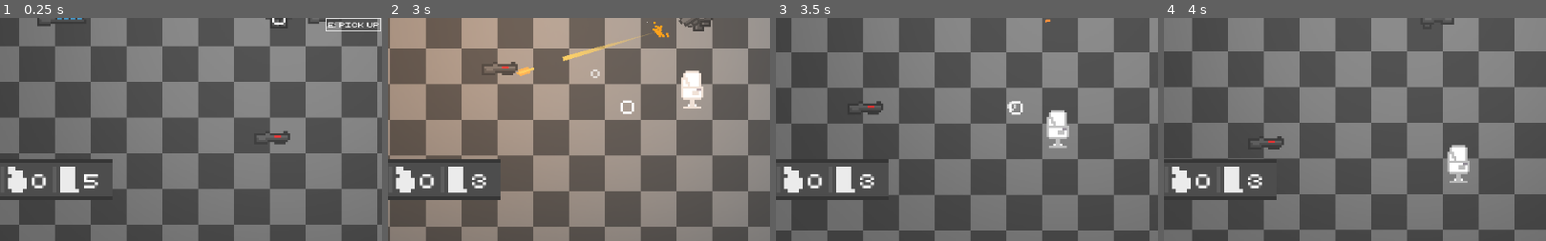
Above: before the commit, frames 1-4 (left to right).
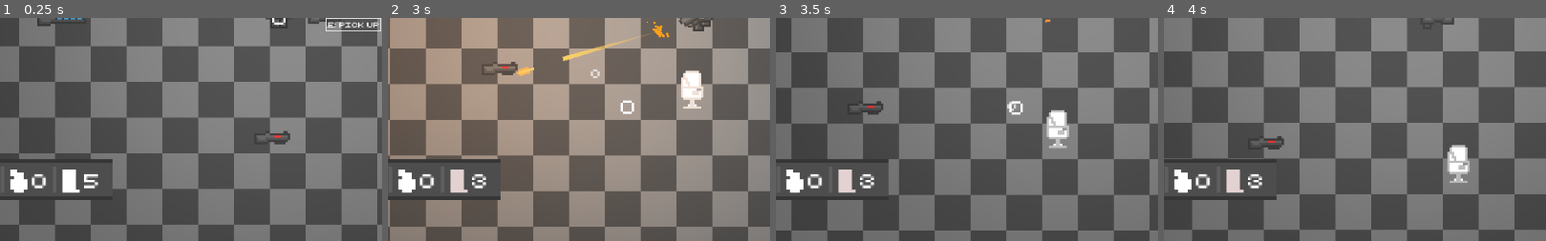
Above: after the commit, the same moments.

Repository: FlexTechDev/TheTitanProject
Game: Godot game, scene res://scenes/testing/playground.tscn
Same seed, same stepped clock (60 frames per second), same inputs: the game is played once before the commit and once after it. The engine's default icon, where the game draws it, is replaced by a stand-in: a white triangle on a blue panel in a dark square.
Inputs (mouse positions are % of the whole screen's width and height, from its top left):
- Up to frame 1 (0.25 s): no input
- Up to frame 2 (3 s): tap Enter at 0.5 s; move the mouse to (72, 45) at 0.52 s; hold D (right) 0.53-1.28 s; hold E (interact) 0.53-1.28 s; click (72, 45) at 0.67 s; tap Space (jump) at 0.77, 1.52 s; move the mouse to (30, 55) at 1.27 s; hold S (down) 1.28-2.03 s; tap Q (drop) at 1.35 s; tap E (interact) at 1.55 s; move the mouse to (60, 28) at 2.02 s; hold D (right) 2.03-2.78 s; hold E (interact) 2.03-2.78 s; move the mouse to (45, 70) at 2.77 s; hold W (up) from 2.78 s (still down); click (45, 70) at 2.85 s
- Up to frame 3 (3.5 s): keep holding W (up); tap Space (jump) at 3.02 s; tap E (interact) at 3.05 s
- Up to frame 4 (4 s): move the mouse to (80, 65) at 3.52 s; release W (up) at 3.53 s; hold A (left) from 3.53 s (still down); hold E (interact) from 3.53 s (still down); tap Space (jump) at 3.77 s
The pictures show only the part of the screen within x 14-64%, y 50-100%; the shares and areas given below are measured in that part.

The runs differ from the first frame. In frame 1, 0.3% of the frame differs, in the area x 2-21%, y 66-79%; in frame 2, 0.7%; in frame 3, 0.7%; in frame 4, 0.7%.

Commit message:
ammo colors

Diff:
--- a/scenes/player/hud/hud.tscn
+++ b/scenes/player/hud/hud.tscn
@@ -1,8 +1,10 @@
-[gd_scene load_steps=4 format=3 uid="uid://cvs3wd8s4d7hu"]
+[gd_scene load_steps=6 format=3 uid="uid://cvs3wd8s4d7hu"]
 
 [ext_resource type="Theme" uid="uid://c673y0fej1vps" path="res://scenes/ui/default_theme.tres" id="1_gc0l2"]
 [ext_resource type="Texture2D" uid="uid://dbpkoblf1i3po" path="res://assets/ui/hud/weapon_panel.png" id="1_ris5u"]
 [ext_resource type="Script" path="res://scripts/ui/ui_inventory_manager.gd" id="3_xych6"]
+[ext_resource type="Texture2D" uid="uid://d38q87ax4m40r" path="res://assets/ui/hud/grenade_icon.png" id="4_3epu2"]
+[ext_resource type="Texture2D" uid="uid://cfoqw5fmm0sup" path="res://assets/ui/hud/mag_icon.png" id="5_g8jqv"]
 
 [node name="hud" type="CanvasLayer"]
 
@@ -72,3 +74,23 @@
 offset_right = 39.8816
 offset_bottom = 41.059
 scale = Vector2(0.721036, 0.721036)
+
+[node name="GrenadeTexture" type="TextureRect" parent="Control/Container/TextureRect"]
+modulate = Color(100, 100, 100, 1)
+layout_mode = 0
+offset_left = 18.332
+offset_top = 1.27185
+offset_right = 58.332
+offset_bottom = 41.2718
+scale = Vector2(0.721036, 0.721036)
+texture = ExtResource("4_3epu2")
+
+[node name="MagTexture" type="TextureRect" parent="Control/Container/TextureRect"]
+modulate = Color(100, 100, 100, 1)
+layout_mode = 0
+offset_left = 32.132
+offset_top = 1.27185
+offset_right = 72.132
+offset_bottom = 41.2718
+scale = Vector2(0.721036, 0.721036)
+texture = ExtResource("5_g8jqv")
--- a/scenes/ship/holo_table.tscn
+++ b/scenes/ship/holo_table.tscn
@@ -1,13 +1,27 @@
-[gd_scene load_steps=4 format=3 uid="uid://dfedu4vxopodj"]
+[gd_scene load_steps=9 format=3 uid="uid://dfedu4vxopodj"]
 
+[ext_resource type="Script" path="res://scripts/gameplay/ship_mission_manager.gd" id="1_4cyjv"]
 [ext_resource type="Texture2D" uid="uid://dcflt5g5p6i8x" path="res://assets/levels/holo_table.png" id="1_mv7dt"]
 [ext_resource type="Texture2D" uid="uid://cwdx68kc6tjjn" path="res://assets/ui/light.png" id="2_0kvyf"]
+[ext_resource type="Theme" uid="uid://c673y0fej1vps" path="res://scenes/ui/default_theme.tres" id="4_0g750"]
+[ext_resource type="FontFile" uid="uid://dcbdwjgm4omtp" path="res://scenes/player/hud/retro_computer_personal_use.ttf" id="5_aa4jn"]
 
 [sub_resource type="RectangleShape2D" id="RectangleShape2D_siguy"]
 size = Vector2(32, 7)
 
+[sub_resource type="CircleShape2D" id="CircleShape2D_pif1i"]
+radius = 45.0
+
+[sub_resource type="StyleBoxFlat" id="StyleBoxFlat_hjjsf"]
+bg_color = Color(0.6, 0.6, 0.6, 0)
+border_width_left = 2
+border_width_top = 2
+border_width_right = 2
+border_width_bottom = 2
+
 [node name="holo_table" type="StaticBody2D"]
 z_index = -2
+script = ExtResource("1_4cyjv")
 
 [node name="Sprite2D" type="Sprite2D" parent="."]
 texture_filter = 1
@@ -21,3 +35,28 @@
 [node name="CollisionShape2D" type="CollisionShape2D" parent="."]
 position = Vector2(0, -3.5)
 shape = SubResource("RectangleShape2D_siguy")
+
+[node name="Area2D" type="Area2D" parent="."]
+
+[node name="CollisionShape2D" type="CollisionShape2D" parent="Area2D"]
+position = Vector2(0, 4)
+shape = SubResource("CircleShape2D_pif1i")
+
+[node name="Label" type="Button" parent="."]
+visible = false
+texture_filter = 1
+offset_left = -10.0
+offset_top = 17.0
+offset_right = 89.0
+offset_bottom = 47.0
+scale = Vector2(0.20981, 0.20981)
+theme = ExtResource("4_0g750")
+theme_override_colors/font_color = Color(1, 1, 1, 1)
+theme_override_colors/font_disabled_color = Color(1, 1, 1, 1)
+theme_override_fonts/font = ExtResource("5_aa4jn")
+theme_override_styles/disabled = SubResource("StyleBoxFlat_hjjsf")
+disabled = true
+text = "E: use"
+
+[connection signal="body_entered" from="Area2D" to="." method="_on_body_entered"]
+[connection signal="body_exited" from="Area2D" to="." method="_on_body_exited"]
--- /dev/null
+++ b/scripts/gameplay/ship_mission_manager.gd
@@ -0,0 +1,17 @@
+extends StaticBody2D
+
+class_name ShipMissionManager;
+
+var interactable: bool = false;
+
+func _on_body_entered(body: Node2D) -> void:
+	if(body is TitanController):
+		interactable = true;
+
+		$Label.visible = true;
+
+func _on_body_exited(body: Node2D) -> void:
+	if(body is TitanController):
+		interactable = false;
+
+		$Label.visible = true;
--- a/scripts/titan/titan_inventory_manager.gd
+++ b/scripts/titan/titan_inventory_manager.gd
@@ -37,17 +37,19 @@
 		weapons_in_range.append(body);
 
 func _on_area_exited(body: Area2D) -> void:
-	if(body == pickupable_weapon):
-		pickupable_weapon.remove_child(pick_up_label);
-		add_child(pick_up_label);
+	if(body is WeaponController):
+		if(body == pickupable_weapon):
+			if(pick_up_label.get_parent() != self):
+				pickupable_weapon.remove_child(pick_up_label);
+				add_child(pick_up_label);
 
-		pickupable_weapon = null;
+			pickupable_weapon = null;
 
-		pick_up_label.visible = false;
+			pick_up_label.visible = false;
 
-	if(weapons_in_range.has(body)):
-		var index: int = weapons_in_range.find(body);
-		weapons_in_range.remove_at(index);
+		if(weapons_in_range.has(body)):
+			var index: int = weapons_in_range.find(body);
+			weapons_in_range.remove_at(index);
 
 func _process(delta: float) -> void:
 	for weapon in weapons_in_range:
--- a/scripts/ui/ui_inventory_manager.gd
+++ b/scripts/ui/ui_inventory_manager.gd
@@ -19,13 +19,15 @@
 func _on_gun_reloaded() -> void:
 	if(current_weapon.weapon_function.get("num_mags") != null):
 		if(current_weapon.weapon_function.num_mags > 0):
+			$MagTexture.modulate = Color.WHITE;
 			mag_number.text = str(current_weapon.weapon_function.num_mags - 1);
 
 func _on_gun_fire() -> void:
 	pass
 
 func _on_gun_fire_ended() -> void:
-	pass
+	var mag_percentage: float = float(current_weapon.weapon_function.current_ammo)/float(current_weapon.weapon_function.mag_ammo);
+	$MagTexture.modulate = lerp(Color.INDIAN_RED, Color.WHITE, mag_percentage);
 
 func _on_gun_picked_up(active_weapon: WeaponController) -> void:
 	weapon_texture.texture = active_weapon.sprite.texture;
@@ -33,7 +35,11 @@
 
 	if(current_weapon.weapon_function.get("num_mags") != null):
 		mag_number.text = str(current_weapon.weapon_function.num_mags);
+		var mag_percentage: float = float(current_weapon.weapon_function.current_ammo)/float(current_weapon.weapon_function.mag_ammo);
+		$MagTexture.modulate = lerp(Color.INDIAN_RED, Color.WHITE, mag_percentage);
 
 func _on_gun_dropped() -> void:
 	weapon_texture.texture = null;
+	mag_number.text = "0";
 	current_weapon = null;
+	$MagTexture.modulate = Color.WHITE
Binary file added: assets/ui/hud/grenade_icon.ase
Binary file added: assets/ui/hud/grenade_icon.png
Not shown, added: assets/ui/hud/grenade_icon.png.import
Binary file added: assets/ui/hud/mag_icon.ase
Binary file added: assets/ui/hud/mag_icon.png
Not shown, added: assets/ui/hud/mag_icon.png.import
Binary file changed: assets/ui/hud/weapon_panel.ase
Binary file changed: assets/ui/hud/weapon_panel.png
